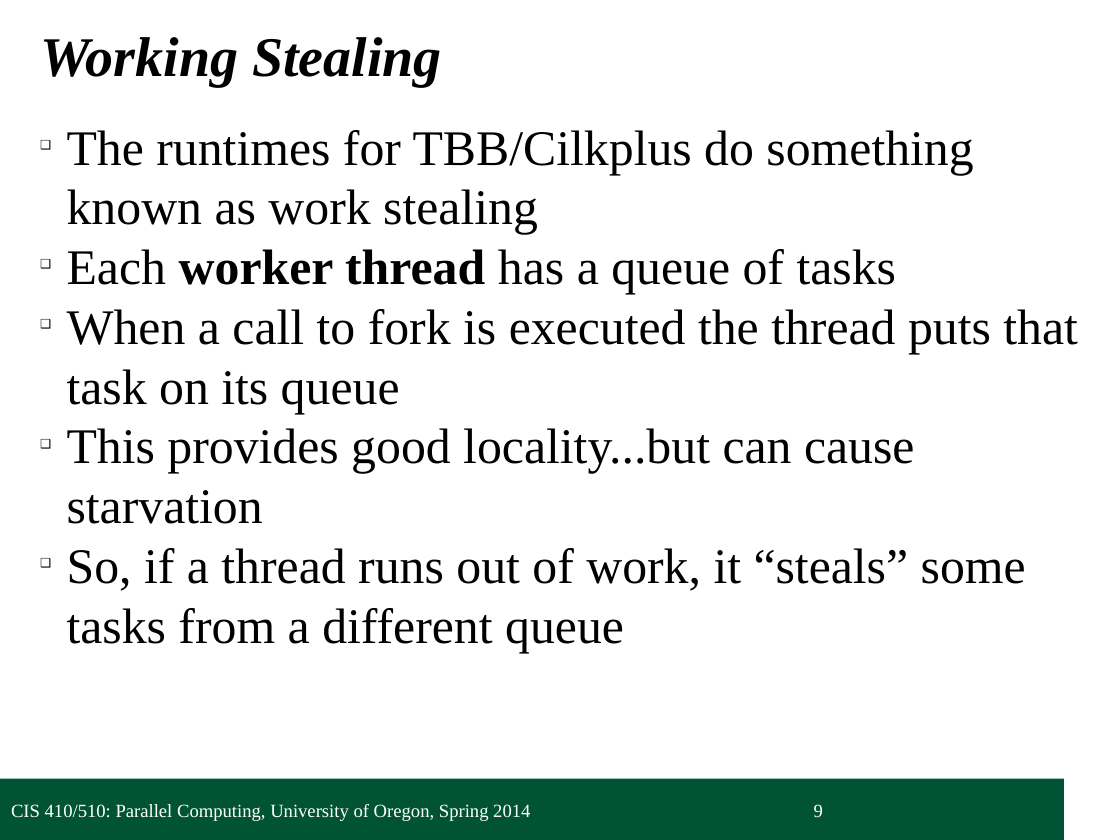
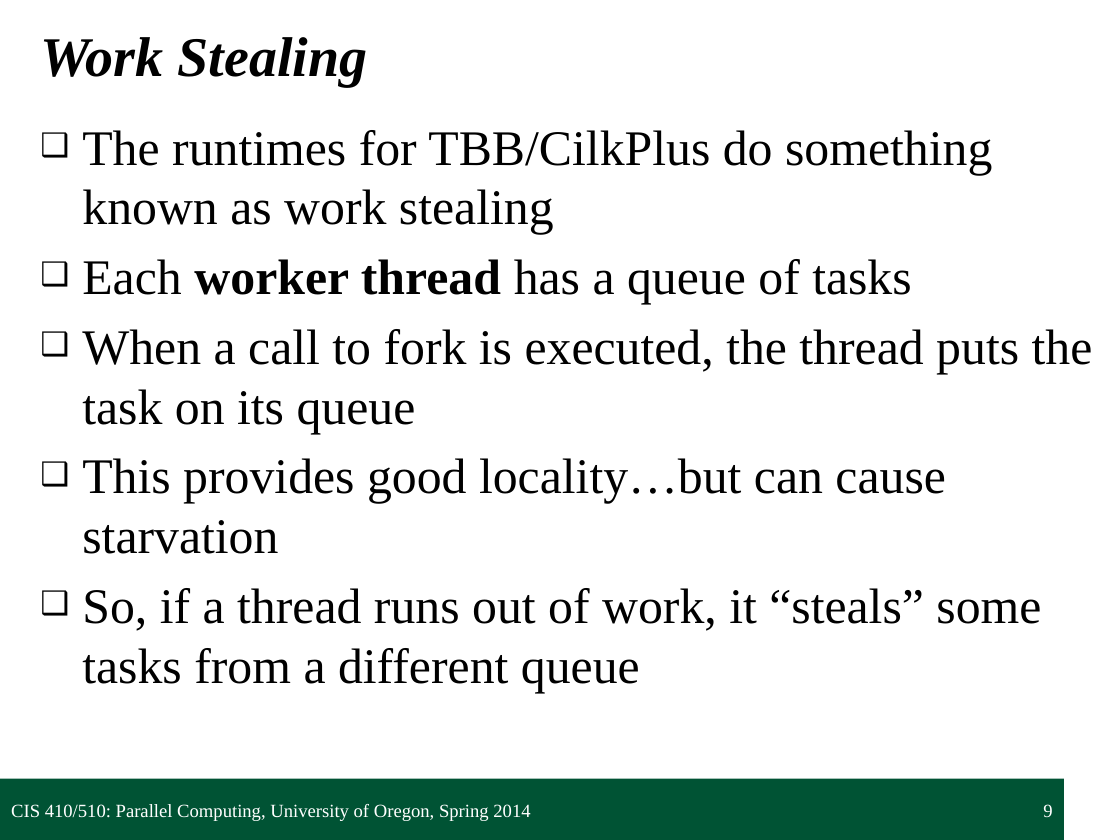
Before and after one commit to UOregonParallel/CourseMaterials, a slide deck: slide 9 of lecture_content/classSlides/5_forkjoinPattern/forkjoinPattern.pptx. Drawn at 1120x840 pixels with LibreOffice and Linux fonts; fonts in the diff are those of the drawing; background and template pictures are left out. Boxes give left, top, right and bottom in pixels: in the first picture for what was removed or moved away, otherwise in the second. Text is boxed around its words. In the diff, an @@ line names an element or a change of style, - is before the commit and + after.

Commit message:
Edited forkjoinPattern.pptx with correct formatting.

```diff
--- a/lecture_content/classSlides/5_forkjoinPattern/forkjoinPattern.pptx
+++ b/lecture_content/classSlides/5_forkjoinPattern/forkjoinPattern.pptx
@@ title at box(40, 37, 368, 87): text changed @@
-Working Stealing
+Work Stealing
@@ text at box(82, 130, 992, 235): text changed @@
-❑ The runtimes for TBB/Cilkplus do something known as work stealing
+❑ The runtimes for TBB/CilkPlus do something known as work stealing
@@ text at box(82, 259, 1041, 693): indent changed; more space between paragraphs @@
@@ text at box(82, 329, 1093, 554): text changed @@
-❑ When a call to fork is executed the thread puts that task on its queue
-❑ This provides good locality...but can cause starvation
+❑ When a call to fork is executed, the thread puts the task on its queue
+❑ This provides good locality…but can cause starvation
@@ page number at box(1043, 804, 1052, 818): alignment left to right @@
```
Also in this commit, not shown: 12 other slides changed, 1 slide removed, 5 other files.
